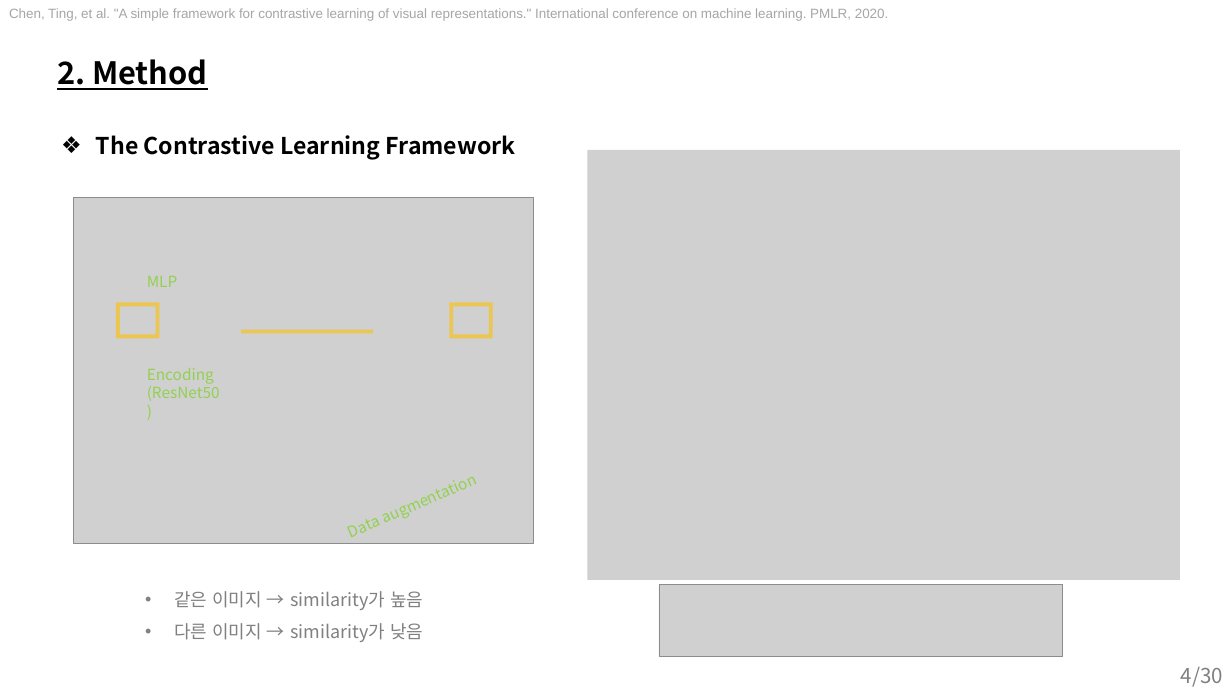
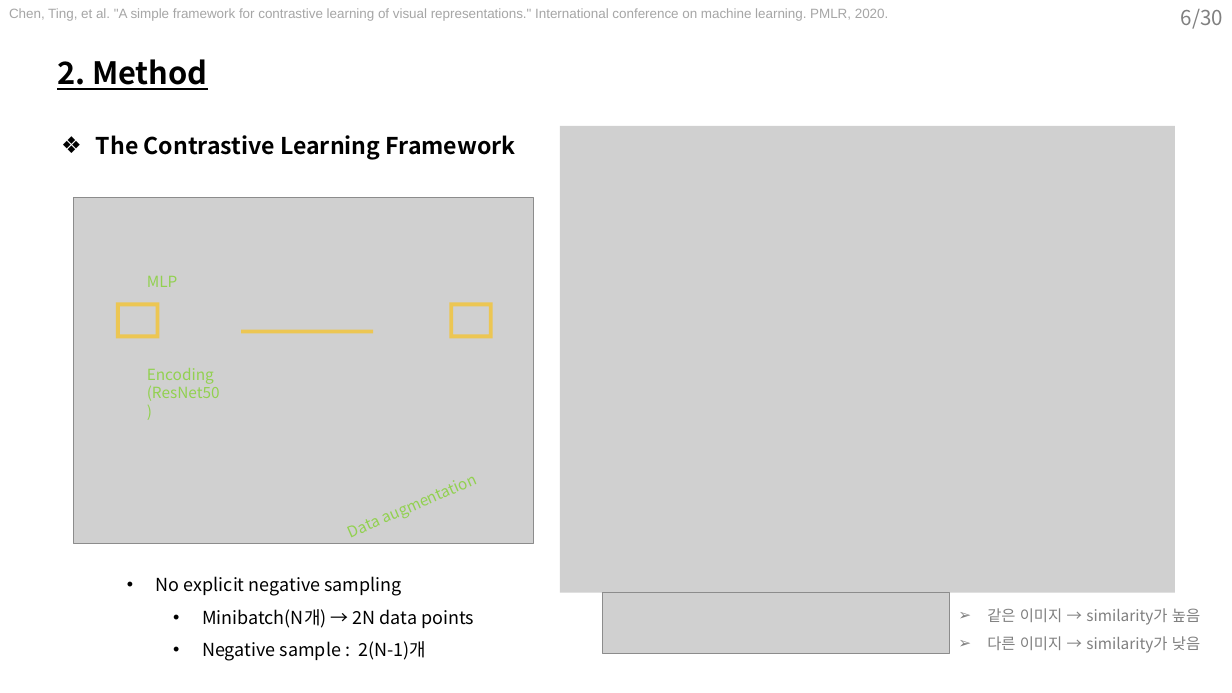
Before and after one commit to sohee98/LabSeminar, a slide deck: slide 6 of 220810_Contrastive learning/22.08.10 - Contrastive Learning.pptx (slide 4 before the commit). Drawn at 1232x693 pixels with LibreOffice and Linux fonts; fonts in the diff are those of the drawing; grey boxes stand for pictures. Boxes give left, top, right and bottom in pixels: in the first picture for what was removed or moved away, otherwise in the second. Text is boxed around its words. In the diff, an @@ line names an element or a change of style, - is before the commit and + after.

```diff
--- a/220810_Contrastive learning/22.08.10 - Contrastive Learning.pptx
+++ b/220810_Contrastive learning/22.08.10 - Contrastive Learning.pptx
@@ page number added at (x1=1181, y1=9, x2=1223, y2=29), 16 pt, text #808080 @@
+6/30
@@ picture resized from (x1=588, y1=150, x2=1180, y2=579) to (x1=560, y1=126, x2=1176, y2=592) @@
@@ text added at (x1=156, y1=576, x2=474, y2=661), 14 pt, text #000000 @@
+• No explicit negative sampling
+  • Minibatch(N개) → 2N data points
+  • Negative sample : 2(N-1)개
@@ picture resized from (x1=659, y1=585, x2=1063, y2=657) to (x1=603, y1=592, x2=949, y2=654) @@
@@ text "같은 이미지 → similarity가 높음" moved from (x1=174, y1=591, x2=423, y2=642) to (x1=987, y1=608, x2=1200, y2=653) @@
@@ text "같은 이미지 → similarity가 높음" at (x1=987, y1=608, x2=1200, y2=653): size 14 to 12 pt; bullet • to ➢ @@
@@ page number removed at (x1=1181, y1=667, x2=1223, y2=687) @@
-4/30
```
Also in this commit, not shown: 10 other slides changed, 3 slides added, 4 slides removed.
